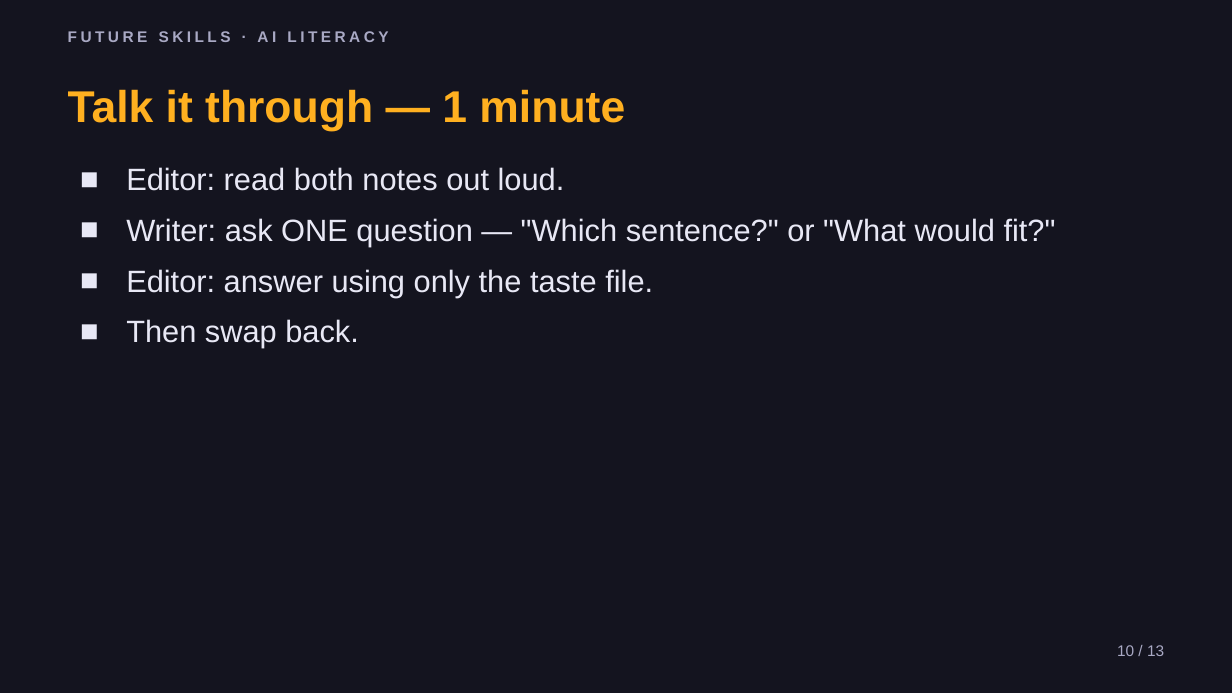
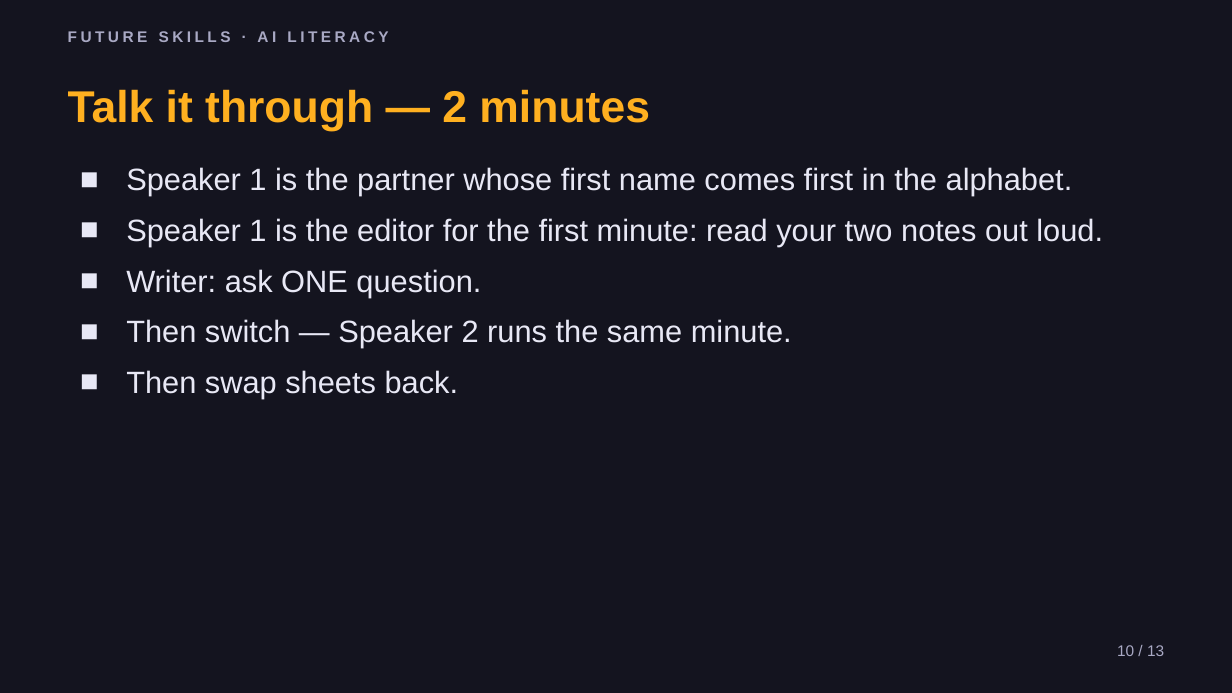
Before and after one commit to phiunit/tptphi, a slide deck: slide 10 of products/ai-taste-file/dist/Teach AI Your Taste - Slides.pptx. Drawn at 1232x693 pixels with LibreOffice and Linux fonts; fonts in the diff are those of the drawing. Boxes give left, top, right and bottom in pixels: in the first picture for what was removed or moved away, otherwise in the second. Text is boxed around its words. In the diff, an @@ line names an element or a change of style, - is before the commit and + after.

```diff
--- a/products/ai-taste-file/dist/Teach AI Your Taste - Slides.pptx
+++ b/products/ai-taste-file/dist/Teach AI Your Taste - Slides.pptx
@@ text at bbox=[68, 89, 650, 131]: text changed @@
-Talk it through — 1 minute
+Talk it through — 2 minutes
@@ text at bbox=[126, 167, 1103, 399]: text changed @@
-■ Editor: read both notes out loud.
-■ Writer: ask ONE question — "Which sentence?" or "What would fit?"
-■ Editor: answer using only the taste file.
-■ Then swap back.
+■ Speaker 1 is the partner whose first name comes first in the alphabet.
+■ Speaker 1 is the editor for the first minute: read your two notes out loud.
+■ Writer: ask ONE question.
+■ Then switch — Speaker 2 runs the same minute.
+■ Then swap sheets back.
```
Also in this commit, not shown: 7 other slides changed, 31 other files.
